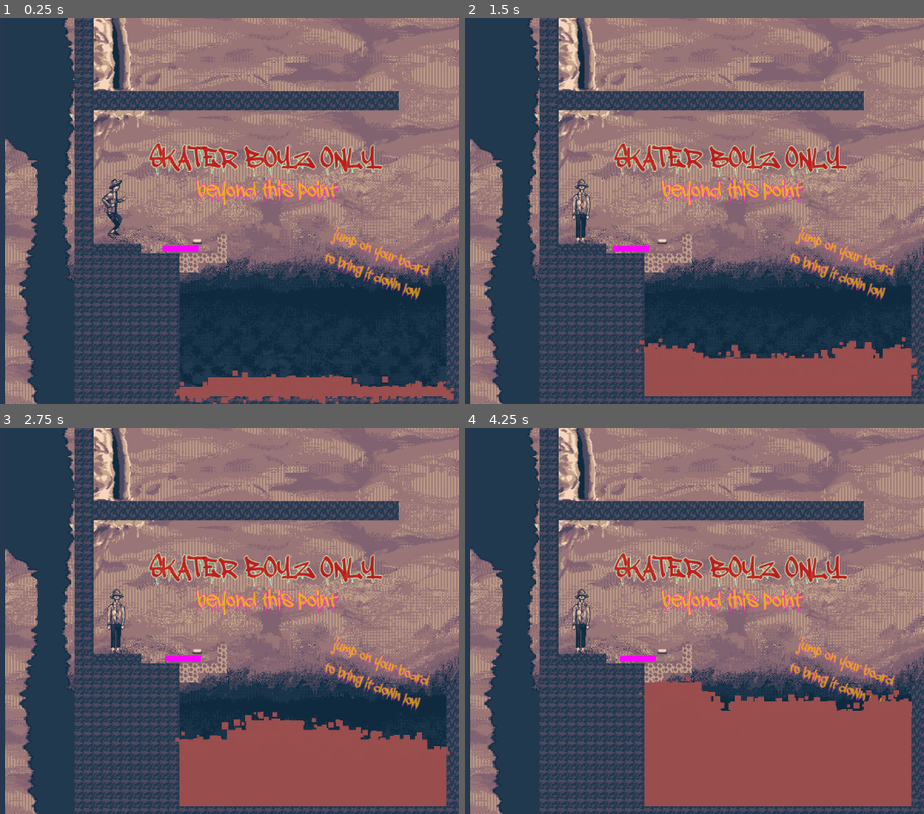
Above: before the commit, frames 1-4 (two rows, left to right).
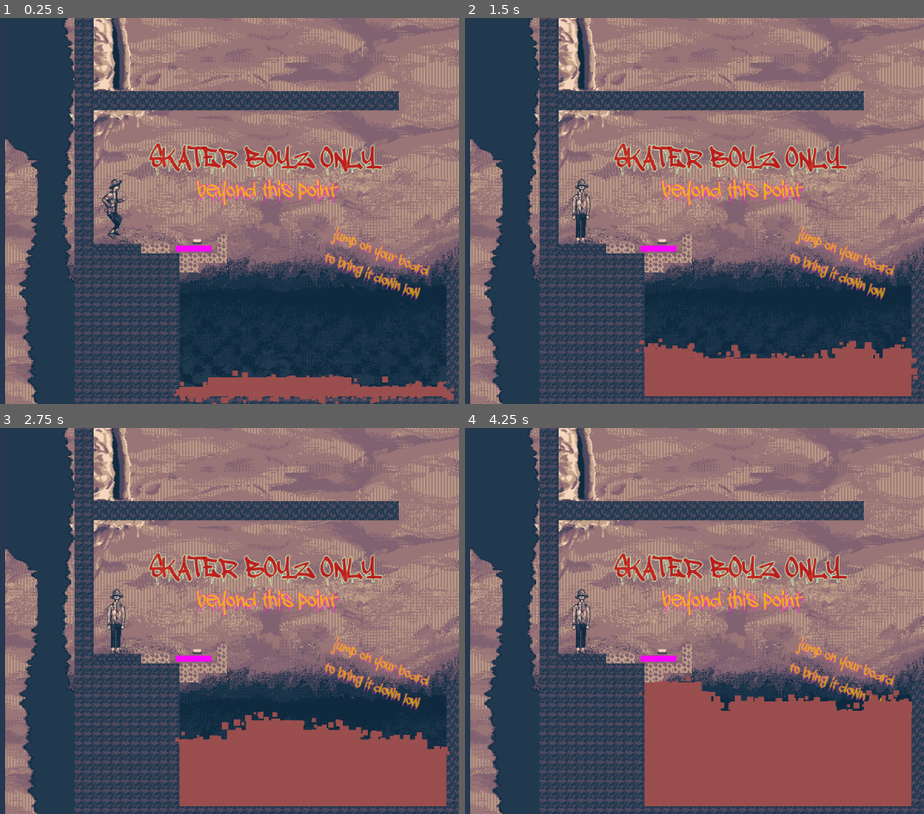
Above: after the commit, the same moments.

Repository: hellomynameisren/ludumdare
Game: Godot game, scene res://liquid/complete_levels/04_skate.tscn
Same seed, same stepped clock (60 frames per second), same inputs: the game is played once before the commit and once after it.
Inputs:
- Up to frame 1 (0.25 s): no input
- Up to frame 2 (1.5 s): no input
- Up to frame 3 (2.75 s): no input
- Up to frame 4 (4.25 s): no input

The runs differ from the first frame. In frame 1, 0.2% of the frame differs, in the area x 30-47%, y 58-62%; in frame 2, 0.3%; in frame 3, 0.2%; in frame 4, 0.2%.

Commit message:
level4 hotfix

Diff:
--- a/liquid/complete_levels/04_skate.tscn
+++ b/liquid/complete_levels/04_skate.tscn
@@ -47,7 +47,7 @@
 size = Vector2(10, 6)
 
 [sub_resource type="RectangleShape2D" id="RectangleShape2D_xjbic"]
-size = Vector2(116, 155)
+size = Vector2(157, 155)
 
 [node name="04_skate" type="Node2D"]
 script = ExtResource("1_8wa7p")
@@ -66,7 +66,7 @@
 position = Vector2(303, 433)
 tile_set = ExtResource("2_38af7")
 format = 2
-layer_0/tile_data = PackedInt32Array(-196657, 65536, 0, -131 …(26796 unchanged characters)… 8587, 0, 0, 1048566, 0, 0, 1048567, 0, 0)
+layer_0/tile_data = PackedInt32Array(-196657, 65536, 0, -131 …(26796 unchanged characters)… 8587, 0, 0, 1048566, 0, 0, 1048567, 0, 0, 851926, 2, 0, 851927, 2, 0, 851928, 2, 0)
 
 [node name="Moving Platform" parent="." instance=ExtResource("4_pp8gq")]
 position = Vector2(-274, 633)
@@ -145,7 +145,7 @@
 [node name="DestroyArea" parent="FloorSwitch" instance=ExtResource("8_yl36n")]
 
 [node name="CollisionShape2D" type="CollisionShape2D" parent="FloorSwitch/DestroyArea"]
-position = Vector2(2, 29)
+position = Vector2(-18.5, 29)
 shape = SubResource("RectangleShape2D_xjbic")
 
 [node name="FloorSwitch2" type="Area2D" parent="."]
